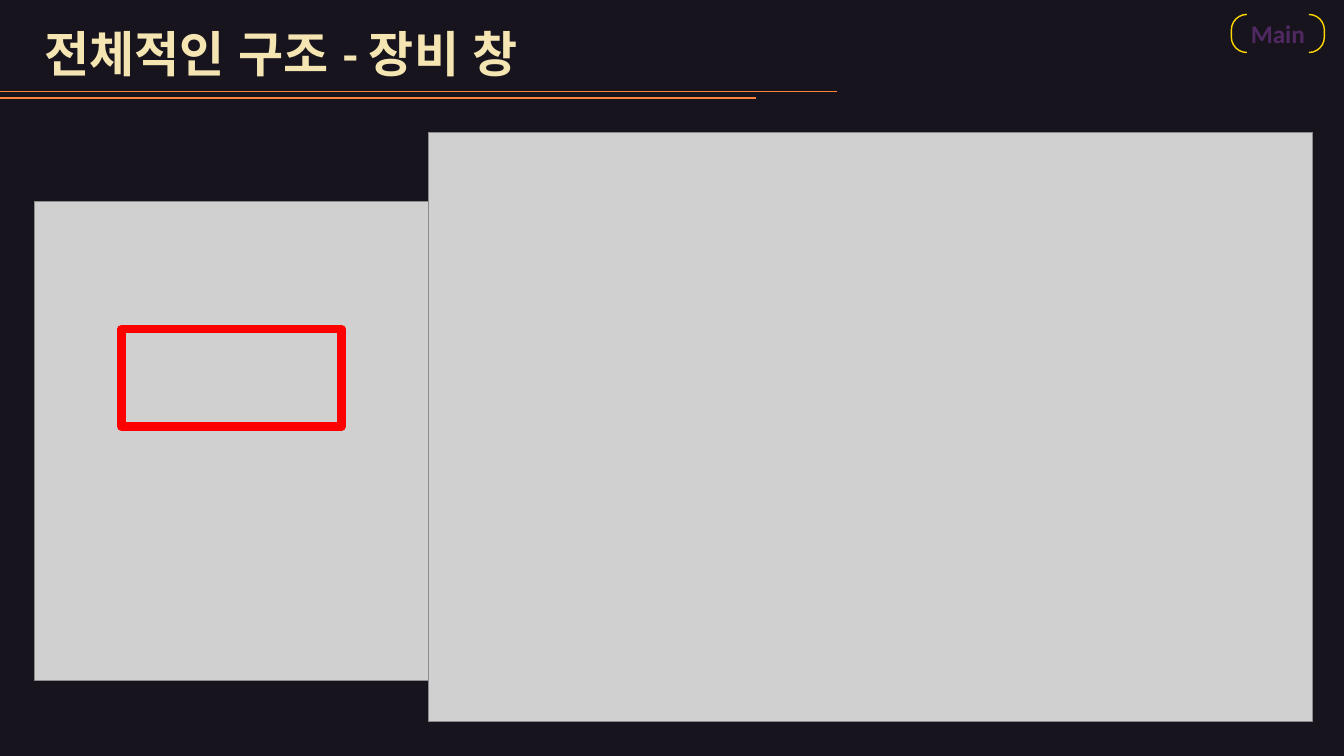
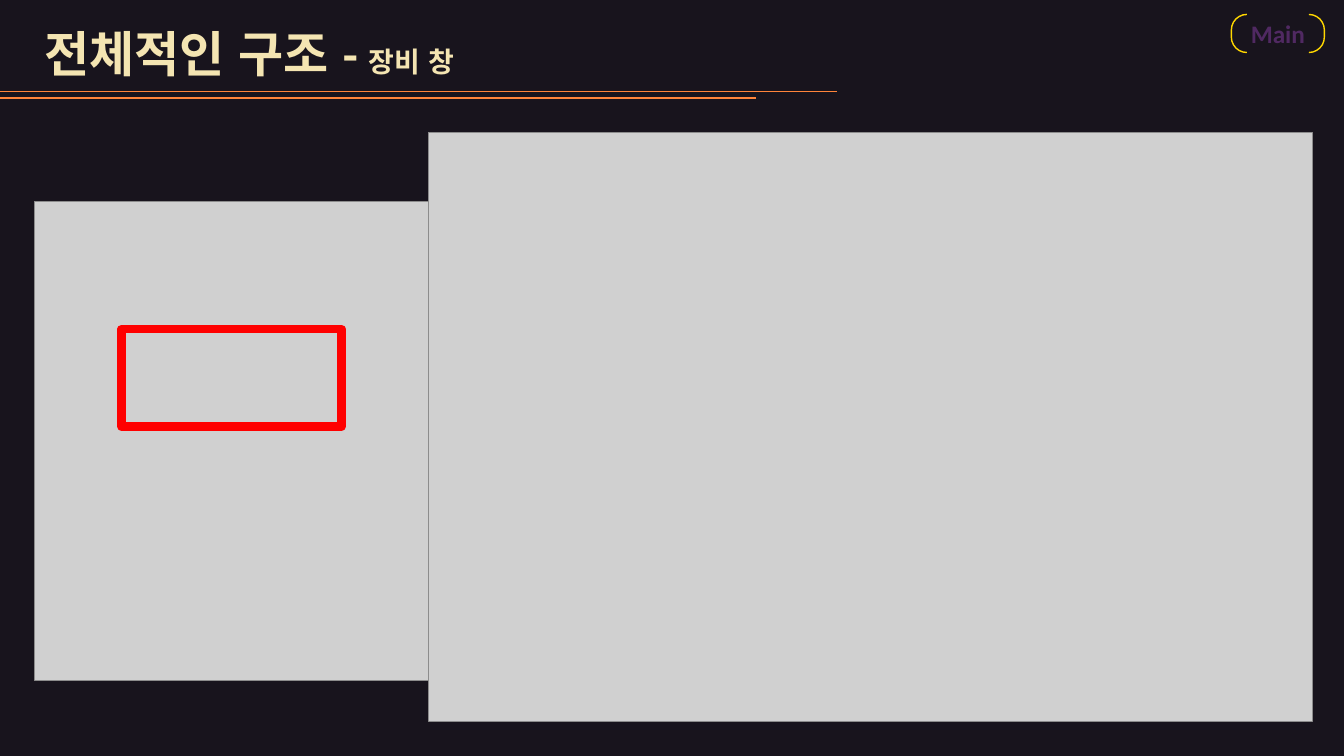
Before and after one commit to dndud3710/ProjectT, a slide deck: slide 7 of 발표자료.pptx. Drawn at 1344x756 pixels with LibreOffice and Linux fonts; fonts in the diff are those of the drawing; grey boxes stand for pictures. Boxes give left, top, right and bottom in pixels: in the first picture for what was removed or moved away, otherwise in the second. Text is boxed around its words. In the diff, an @@ line names an element or a change of style, - is before the commit and + after.

```diff
--- a/발표자료.pptx
+++ b/발표자료.pptx
@@ text "전체적인 구조 - 장비 창" at (45, 31, 454, 77): size 35 to 20 pt in "장비 창" @@
```
Also in this commit, not shown: 6 other slides changed, 8 slides added, 2 slides removed, 17 other files.
